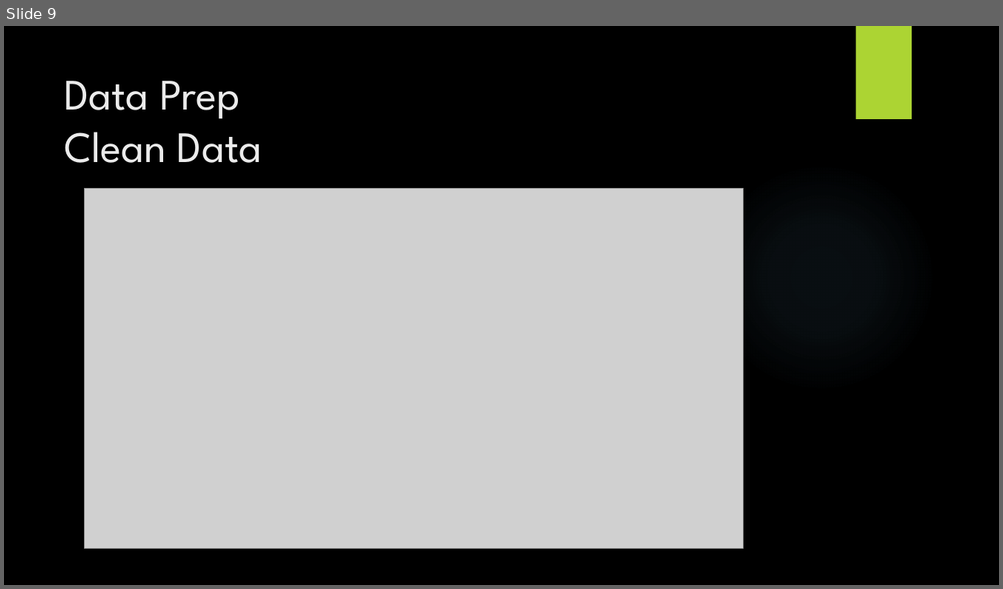
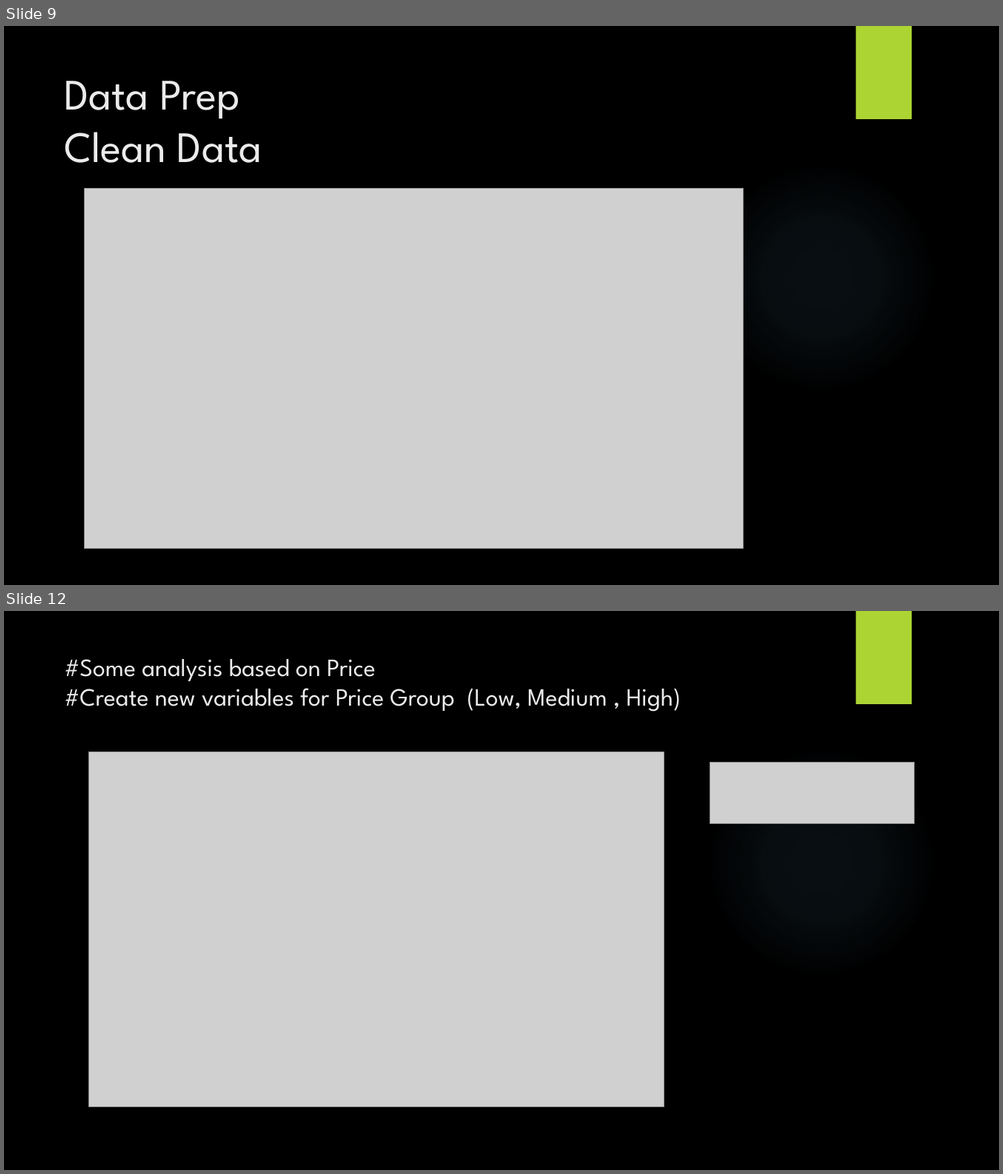
Before and after one commit to crm105/DATS6101_DataScience, a slide deck: eda_project/Dwellings prices in the DC metropolitan area.pptx. Shown one above the other, each under a label of ours: slide 9 before the commit, slides 9 and 12 after it; the slides between them are not shown. The pictures are 1003x589 and 1003x1174 pixels, drawn with LibreOffice and Linux fonts; fonts in the diff are those of the drawing; grey boxes stand for pictures; background and template pictures are left out. Boxes give left, top, right and bottom in pixels: in the first picture for what was removed or moved away, otherwise in the second. Text is boxed around its words. In the diff, an @@ line names an element or a change of style, - is before the commit and + after.

```diff
--- a/eda_project/Dwellings prices in the DC metropolitan area.pptx
+++ b/eda_project/Dwellings prices in the DC metropolitan area.pptx
@@ slide 12 added at [4,611,999,1170], background picture (left out); not listed: 2 template elements that a slide beside it also shows @@
@@ title added at [64,659,681,712], 24 pt, text #EBEBEB @@
+#Some analysis based on Price
+#Create new variables for Price Group (Low, Medium , High)
@@ picture added at [88,752,663,1107] @@
@@ picture added at [710,763,914,823] @@
```
Also in this commit, not shown: 1 slide changed, 3 other slides added.
